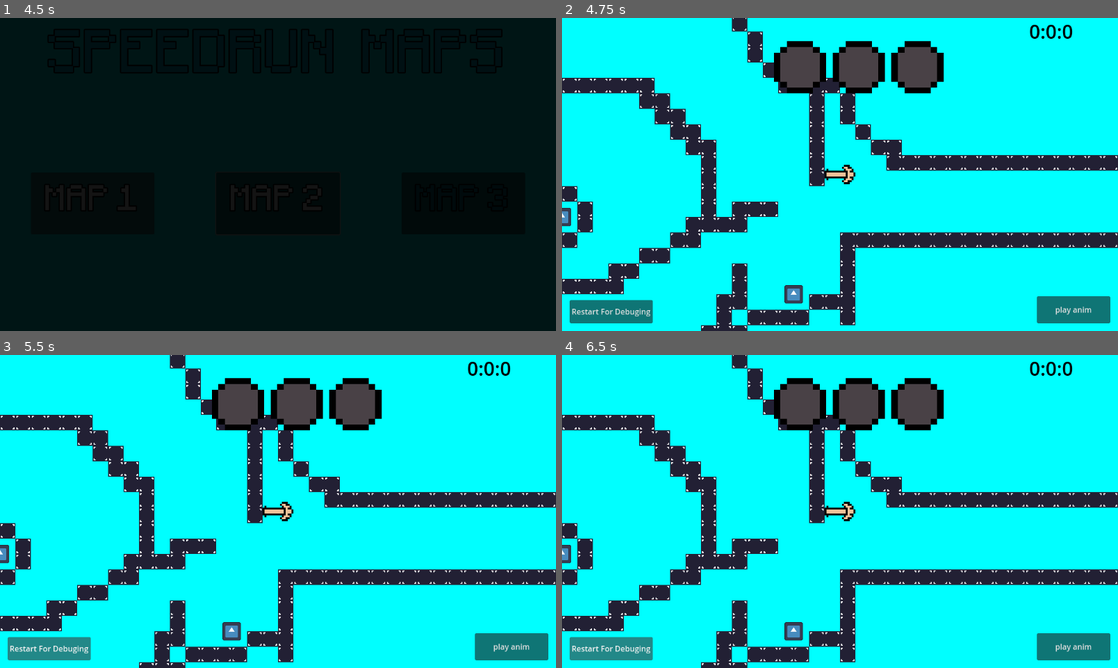
Above: before the commit, frames 1-4 (two rows, left to right).
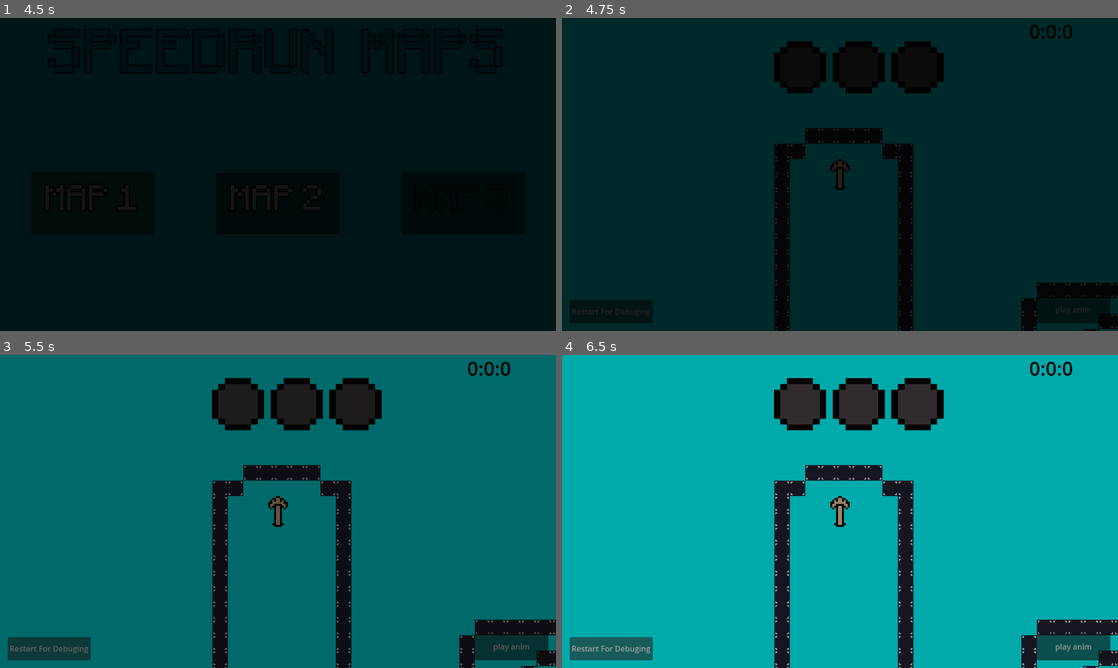
Above: after the commit, the same moments.

Repository: johntheman54321/Pixel-Game-Jam-2024
Game: Godot game, scene res://Scenes/main_menu/main_menu.tscn
Same seed, same stepped clock (60 frames per second), same inputs: the game is played once before the commit and once after it. The engine's default icon, where the game draws it, is replaced by a stand-in: a white triangle on a blue panel in a dark square.
Inputs:
- Up to frame 1 (4.5 s): click "Play" at 0.5 s; click "Play" at 1.25 s; hold Right (ui_right) 2.03-2.78 s; hold Down (ui_down) 2.78-3.5 s; click "MAP 1" at 3.5 s; hold Right (ui_right) from 4.28 s (still down)
- Up to frame 2 (4.75 s): keep holding Right (ui_right)
- Up to frame 3 (5.5 s): release Right (ui_right) at 5 s; click "Restart For Debuging" at 5 s
- Up to frame 4 (6.5 s): click "Restart For Debuging" at 5.75 s

Frame 1 is identical in both runs. In frame 2, 98% of the frame differs, in the area x 0-100%, y 0-100%; in frame 3, 98%; in frame 4, 95%.

Commit message:
Fixed Player, did submarine animations

Diff:
--- a/Scenes/Maps/Map 1/map_1.tscn
+++ b/Scenes/Maps/Map 1/map_1.tscn
@@ -100,7 +100,7 @@
 
 [sub_resource type="Animation" id="Animation_uhul5"]
 resource_name = "EnterSubmarine"
-length = 2.0
+length = 1.4
 tracks/0/type = "value"
 tracks/0/imported = false
 tracks/0/enabled = true
@@ -108,10 +108,10 @@
 tracks/0/interp = 1
 tracks/0/loop_wrap = true
 tracks/0/keys = {
-"times": PackedFloat32Array(0, 2),
+"times": PackedFloat32Array(0, 1.4),
 "transitions": PackedFloat32Array(1, 1),
 "update": 0,
-"values": [Vector2(10280, 536), Vector2(10280, 632)]
+"values": [Vector2(10296, 544), Vector2(10296, 650)]
 }
 
 [sub_resource type="Animation" id="Animation_m2bgy"]
@@ -155,8 +155,10 @@
 "RESET": SubResource("Animation_np7uj")
 }
 
-[node name="Map 1" type="Node2D"]
+[node name="Map 1" type="Node2D" node_paths=PackedStringArray("animation_player")]
 script = ExtResource("1_g7psw")
+animation_player = NodePath("AnimationPlayer")
+initial_pos = Vector2(200, -64)
 
 [node name="SFX" type="Node2D" parent="."]
 
@@ -165,7 +167,7 @@
 pitch_scale = 0.38
 
 [node name="Player" parent="." instance=ExtResource("1_euj3i")]
-position = Vector2(2528, 232)
+position = Vector2(200, -64)
 scale = Vector2(4, 4)
 slide_on_ceiling = false
 floor_block_on_wall = false
@@ -181,15 +183,6 @@
 layer_0/tile_data = PackedInt32Array(65538, 0, 0, 131074, 0, 0, 196610, 0, 0, 262146, 0, 0, 327682, 0, 0, 393218, 0, 0, …(57694 unchanged characters)…
 
 [node name="CanvasLayer" type="CanvasLayer" parent="."]
-
-[node name="ColorRect" type="ColorRect" parent="CanvasLayer"]
-anchors_preset = 15
-anchor_right = 1.0
-anchor_bottom = 1.0
-grow_horizontal = 2
-grow_vertical = 2
-mouse_filter = 2
-color = Color(0, 0, 0, 0)
 
 [node name="Label" type="Label" parent="CanvasLayer"]
 offset_left = 968.0
@@ -221,10 +214,22 @@
 offset_bottom = 632.0
 text = "play anim"
 
+[node name="ColorRect" type="ColorRect" parent="CanvasLayer"]
+modulate = Color(1, 1, 1, 0)
+anchors_preset = 15
+anchor_right = 1.0
+anchor_bottom = 1.0
+grow_horizontal = 2
+grow_vertical = 2
+mouse_filter = 2
+color = Color(0, 0, 0, 1)
+
 [node name="AnimationPlayer" type="AnimationPlayer" parent="."]
+reset_on_save = false
 libraries = {
 "": SubResource("AnimationLibrary_cj4m8")
 }
+autoplay = "Fade In"
 
 [node name="Timer" type="Timer" parent="."]
 wait_time = 0.1
--- a/Scenes/Maps/Timer.gd
+++ b/Scenes/Maps/Timer.gd
@@ -25,7 +25,6 @@
 			$"../SFX/start".pitch_scale = 0.15
 			$"../SFX/start".play()
 		player.moving = false
-		print(n)
 		await get_tree().create_timer(1).timeout
 		if n == 4:
 			$".".start()
--- a/Scenes/Maps/map_script.gd
+++ b/Scenes/Maps/map_script.gd
@@ -1,13 +1,17 @@
 extends Node2D
 
 @onready var player = $Player
-@onready var animation_player = $AnimataionPlayer
 @onready var speedtimer = $objects/speedboosts/speedtimer
+@export var animation_player : AnimationPlayer
+@export var player_spawn = false
+@export var initial_pos : Vector2
 
 
 
 
 func _ready():
+	if player_spawn:
+		$Player.position = initial_pos
 	RenderingServer.set_default_clear_color(Color(0,1,1))
 
 func _process(delta):
@@ -24,4 +28,3 @@
 
 func _on_speedtimer_timeout():
 	player.speed = 400
-	print("pee")
--- a/Scenes/Player/Player.gd
+++ b/Scenes/Player/Player.gd
@@ -2,6 +2,7 @@
 class_name Player
 
 @onready var player = $"."
+@onready var camera_2d = $Camera2D
 @export var speed = 400
 var moving = true
 var dir : Vector2
@@ -9,14 +10,14 @@
 	pass
 
 
-func _process(delta):
+func _physics_process(delta):
 	if moving:
 		dir = Input.get_vector("ui_left", "ui_right", "ui_up", "ui_down").normalized()
 		position += dir * speed * delta
-		var look_at_cord = (global_position + dir)
-		if dir != Vector2.ZERO:
-			player.look_at(look_at_cord)
-		else:
-			player.look_at(global_position + Vector2(0, -1))
+	var look_at_cord = (global_position + dir)
+	if dir != Vector2.ZERO:
+		player.look_at(look_at_cord)
+	else:
+		player.look_at(global_position + Vector2(0, -1))
 
 	move_and_slide()
--- a/Scenes/Player/player.tscn
+++ b/Scenes/Player/player.tscn
@@ -1,7 +1,10 @@
-[gd_scene load_steps=3 format=3 uid="uid://bls54l12a8eaj"]
+[gd_scene load_steps=4 format=3 uid="uid://bls54l12a8eaj"]
 
 [ext_resource type="Script" path="res://Scenes/Player/Player.gd" id="1_n03ss"]
 [ext_resource type="Texture2D" uid="uid://bq12rr8w7jkea" path="res://Sprites/Player/Man Arrow Trash.png" id="2_1nhjq"]
+
+[sub_resource type="CircleShape2D" id="CircleShape2D_tu8jo"]
+radius = 4.0
 
 [node name="Player" type="CharacterBody2D"]
 position = Vector2(0, 40)
@@ -17,9 +20,11 @@
 limit_smoothed = true
 position_smoothing_enabled = true
 
-[node name="Marker2D" type="Marker2D" parent="."]
-position = Vector2(1, 1)
-
 [node name="CollisionPolygon2D" type="CollisionPolygon2D" parent="."]
+visible = false
 scale = Vector2(0.8, 0.8)
 polygon = PackedVector2Array(1, -3, 1, -4, 2, -5, 5, -5, 6, -4, 7, -3, 7, -1, 8, -1, 8, 1, 7, 1, 7, 3, 6, 3, 6, 4, 5, 4, 5, 5, 2, 5, 1, 4, 1, 2, -6, 2, -6, 3, -7, 3, -8, 2, -8, -2, -7, -3, -6, -3, -5, -2, 2, -2, 2, -3)
+disabled = true
+
+[node name="CollisionShape2D" type="CollisionShape2D" parent="."]
+shape = SubResource("CircleShape2D_tu8jo")
--- a/Scenes/underwater/submarine/submarine.gd
+++ b/Scenes/underwater/submarine/submarine.gd
@@ -10,3 +10,7 @@
 		$"../Timer".stop()
 		player.moving = false
 		world.animation_player.play("EnterSubmarine")
+		player.dir = Vector2(0, 1)
+		await get_tree().create_timer(1.5).timeout
+		world.animation_player.play("Fade out")
+		print("done")
--- a/Scenes/underwater/submarine/submarine.tscn
+++ b/Scenes/underwater/submarine/submarine.tscn
@@ -149,7 +149,7 @@
 }]
 
 [sub_resource type="RectangleShape2D" id="RectangleShape2D_y3ei4"]
-size = Vector2(8, 5.33333)
+size = Vector2(33.3333, 5.33333)
 
 [node name="Submarine" type="StaticBody2D"]
 texture_filter = 1
@@ -164,7 +164,7 @@
 [node name="Area2D" type="Area2D" parent="."]
 
 [node name="CollisionShape2D" type="CollisionShape2D" parent="Area2D"]
-position = Vector2(-1.33333, -10.6667)
+position = Vector2(-0.333333, -10.6667)
 shape = SubResource("RectangleShape2D_y3ei4")
 
 [node name="CollisionPolygon2D" type="CollisionPolygon2D" parent="."]
Renamed: map2.tscn -> Scenes/Maps/Map 2/map2.tscn
Not shown: 1 places in Scenes/map_selection/map_selection.tscn that only renumber resources
